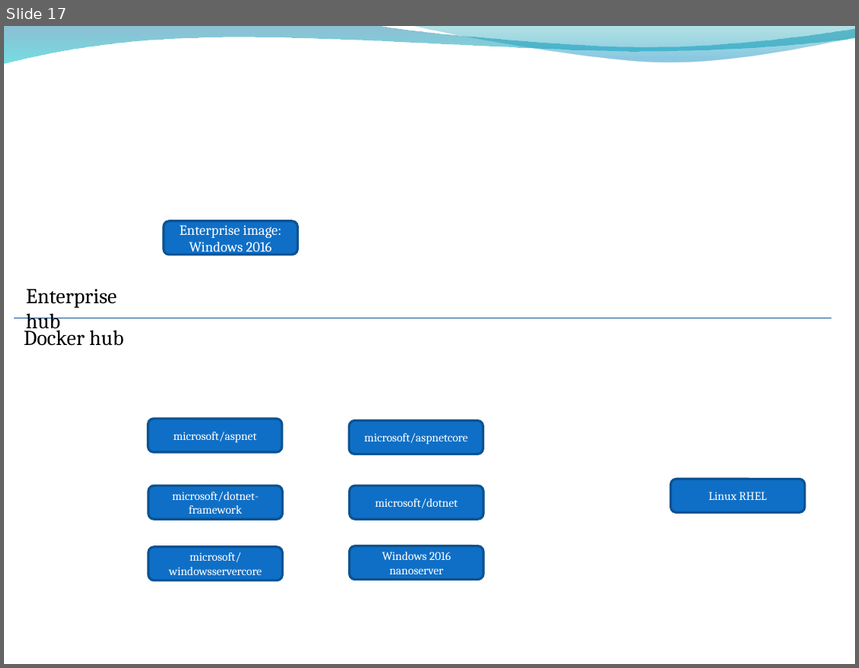
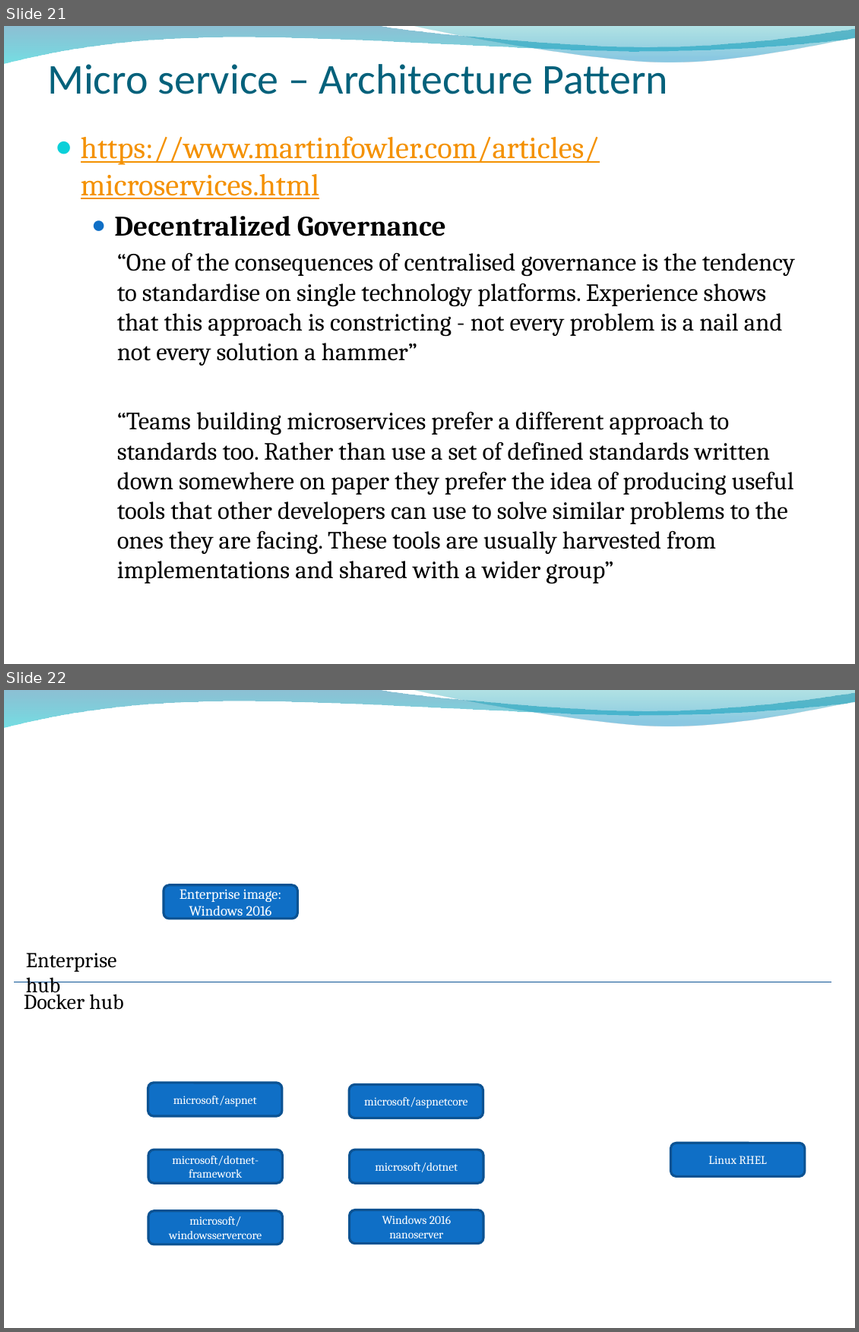
Before and after one commit to ygo74/microsvc, a slide deck: Documentation/Container Architecture.pptx. Shown one above the other, each under a label of ours: slide 17 before the commit, slides 21 and 22 after it. The pictures are 859x668 and 859x1332 pixels, drawn with LibreOffice and Linux fonts; fonts in the diff are those of the drawing; background and template pictures are left out. Boxes give left, top, right and bottom in pixels: in the first picture for what was removed or moved away, otherwise in the second. Text is boxed around its words. In the diff, an @@ line names an element or a change of style, - is before the commit and + after.

```diff
--- a/Documentation/Container Architecture.pptx
+++ b/Documentation/Container Architecture.pptx
@@ slide 21 added at <box>4,26,855,664</box>, background picture (left out); not listed: 2 template elements that a slide beside it also shows @@
@@ title added at <box>47,59,669,94</box>, 36 pt, text #04617B @@
+Micro service – Architecture Pattern
@@ text added at <box>81,136,795,584</box>, 21 pt, text #000000 @@
+● https://www.martinfowler.com/articles/microservices.html
+  ● Decentralized Governance
+    “One of the consequences of centralised governance is the tendency to standardise on single technology platforms. Experience shows that this approach is constricting - not every problem is a nail and not every solution a hammer”
+    “Teams building microservices prefer a different approach to standards too. Rather than use a set of defined standards written down somewhere on paper they prefer the idea of producing useful tools that other developers can use to solve similar problems to the ones they are facing. These tools are usually harvested from implementations and shared with a wider group”
@@ what was slide 17 is now slide 22 @@
```
Also in this commit, not shown: 3 slides changed, 7 other slides added.
